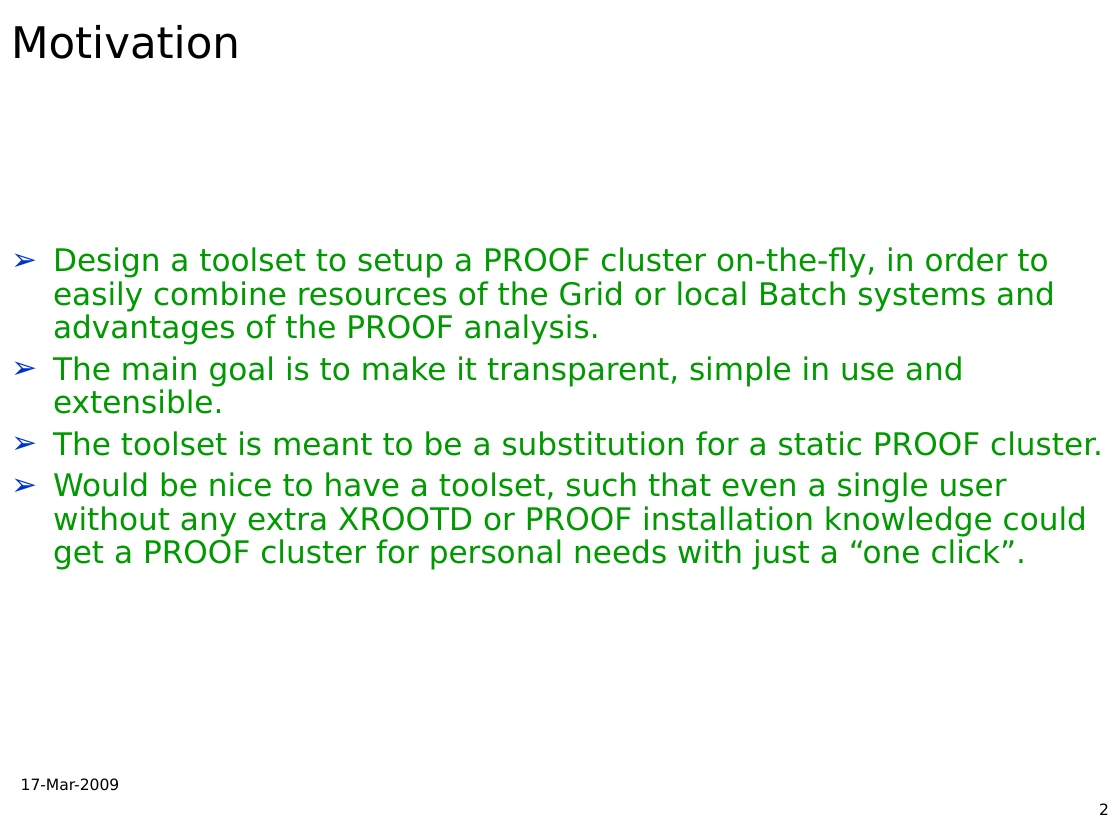
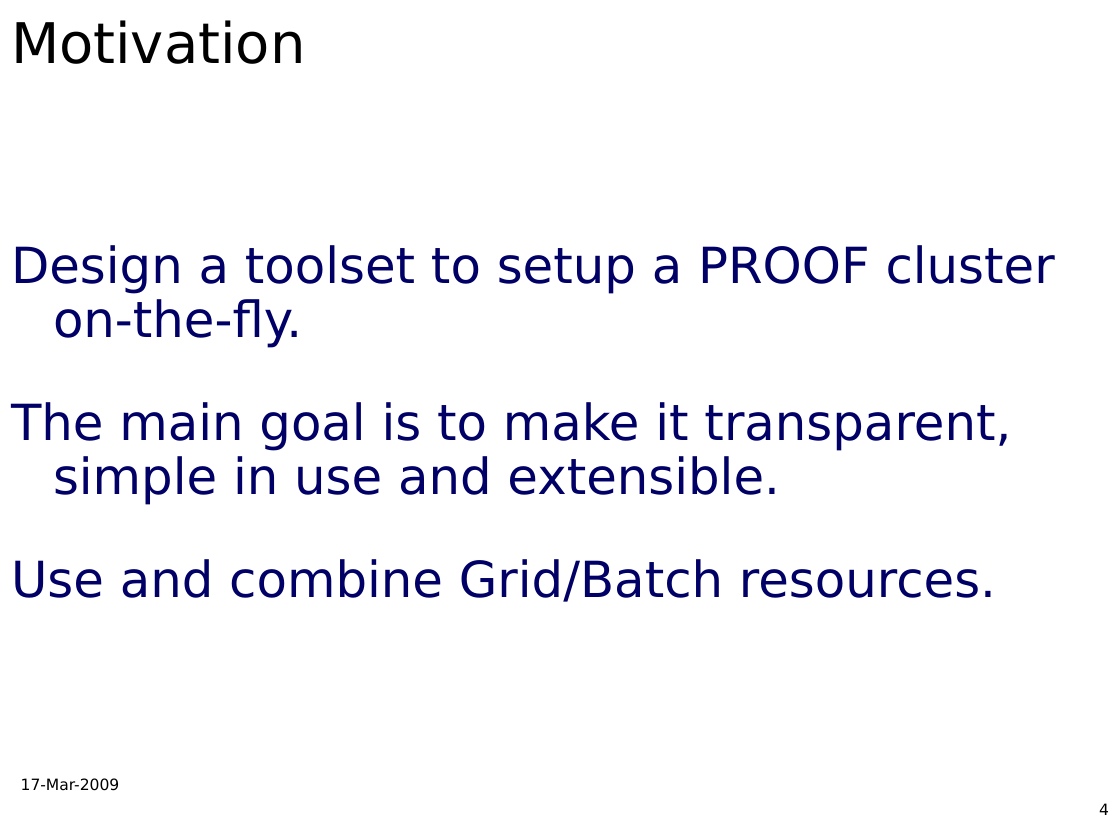
Before and after one commit to AnarManafov/PoDDocumentation, a slide deck: slide 4 of DPG/03-2009/DPG_03-2009-PoD-AnarManafov.ppt (slide 2 before the commit). Drawn at 1120x840 pixels with LibreOffice and Linux fonts; fonts in the diff are those of the drawing; background and template pictures are left out. Boxes give left, top, right and bottom in pixels: in the first picture for what was removed or moved away, otherwise in the second. Text is boxed around its words. In the diff, an @@ line names an element or a change of style, - is before the commit and + after.

```diff
--- a/DPG/03-2009/DPG_03-2009-PoD-AnarManafov.ppt
+++ b/DPG/03-2009/DPG_03-2009-PoD-AnarManafov.ppt
@@ title "Motivation" at [11,20,305,64]: size 28 to 36 pt @@
@@ text at [11,245,1055,348]: text changed; size 20 to 32 pt; text colour #009900 to #000066 @@
-➢ Design a toolset to setup a PROOF cluster on-the-fly, in order to easily combine resources of the Grid or local Batch systems and advantages of the PROOF analysis.
+Design a toolset to setup a PROOF cluster on-the-fly.
@@ text at [11,402,1011,505]: size 20 to 32 pt, text colour #009900 to #000066 in "The main goal is to make it ..."; bullet ➢ to none; more space between paragraphs @@
@@ text at [11,559,996,602]: text changed; size 20 to 32 pt; text colour #009900 to #000066 @@
-➢ The toolset is meant to be a substitution for a static PROOF cluster.
-➢ Would be nice to have a toolset, such that even a single user without any extra XROOTD or PROOF installation knowledge could get a PROOF cluster for personal needs with just a “one click”.
+Use and combine Grid/Batch resources.
@@ page number at [1099,803,1109,815]: text changed @@
-2
+4
```
Also in this commit, not shown: 4 other slides changed, 2 slides added, 2 slides removed, 1 other file.
